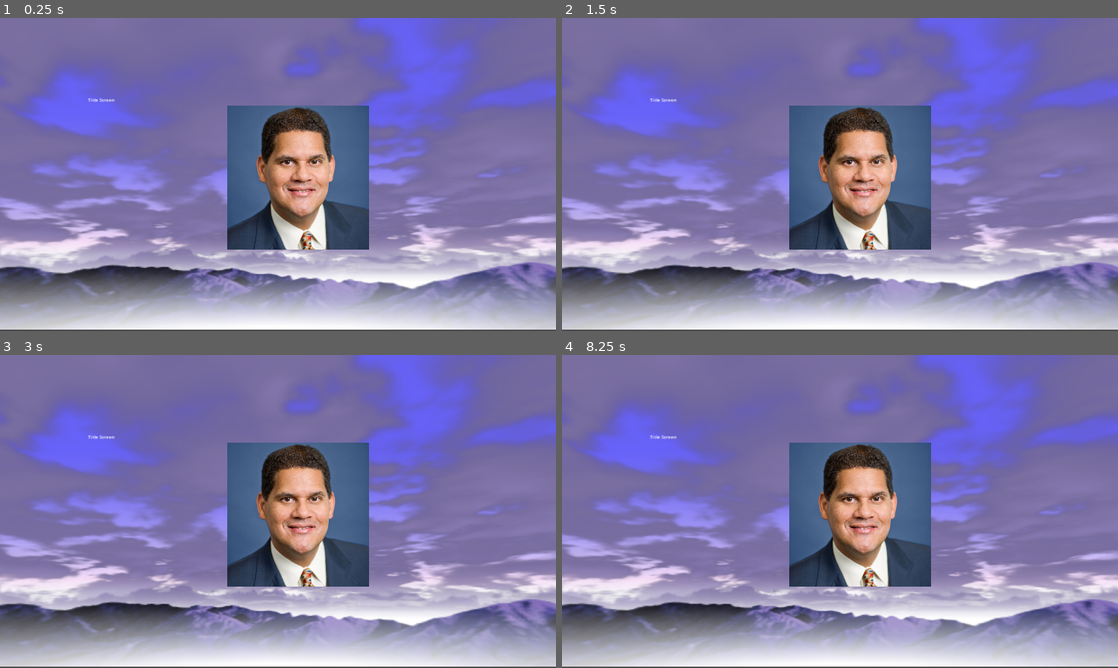
Above: before the commit, frames 1-4 (two rows, left to right).
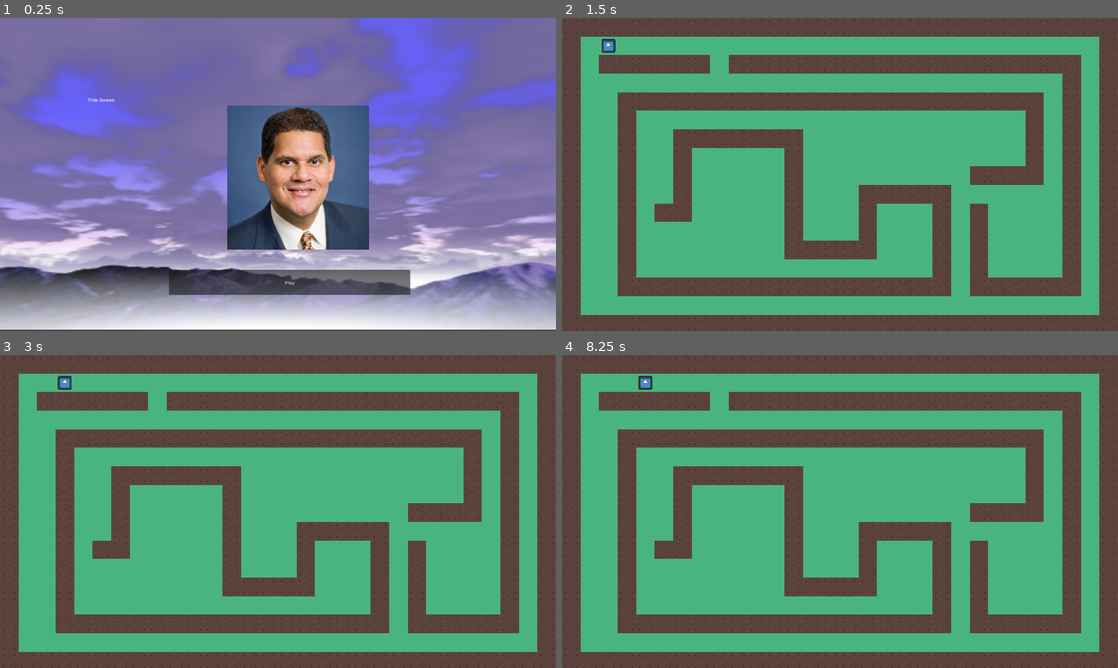
Above: after the commit, the same moments.

Repository: c-lars-02/ember
Game: Godot game, scene res://scenes/title.tscn
Same seed, same stepped clock (60 frames per second), same inputs: the game is played once before the commit and once after it. The engine's default icon, where the game draws it, is replaced by a stand-in: a white triangle on a blue panel in a dark square.
Inputs (mouse positions are in pixels of both pictures, inside the frame that each line leads up to):
- Up to frame 1 (0.25 s): no input
- Up to frame 2 (1.5 s): click (851, 280) at 0.5 s, where only the run after the commit has a clickable "Play"; tap Enter at 1.25 s; hold Right (ui_right) from 1.28 s (still down)
- Up to frame 3 (3 s): tap Space at 2 s; release Right (ui_right) at 2.03 s; hold Down (ui_down) 2.03-2.78 s; tap Enter at 2.75 s; hold Right (ui_right) from 2.78 s (still down)
- Up to frame 4 (8.25 s): tap Space at 3.5, 5 s; release Right (ui_right) at 3.53 s; hold Up (ui_up) 3.53-4.28 s; tap Enter at 4.25 s; hold Left (ui_left) 4.28-5.78 s; hold Down (ui_down) 5.78-6.53 s; hold Right (ui_right) 6.53-7.28 s; hold Up (ui_up) 7.28-8.03 s; hold Right (ui_right) from 8.03 s (still down)

The runs differ from the first frame. In frame 1, 3.4% of the frame differs, in the area x 30-74%, y 80-89%; in frame 2, 99%, in the area x 0-100%, y 0-100%; in frame 3, 99%; in frame 4, 99%.

Commit message:
working title screen, teensy optimizations

Diff:
--- a/scenes/dungeoneer.gd
+++ b/scenes/dungeoneer.gd
@@ -9,22 +9,22 @@
 
 # Called every frame. 'delta' is the elapsed time since the previous frame.
 func _process(delta: float) -> void:
-	var direction = Vector2.ZERO
+	var direction = Vector2i.ZERO
 	var move_vector
 	var destination
 
 	if Input.is_action_just_pressed("ui_up"):
 		destination = $"../TileMapLayer".get_neighbor_cell(coordinates, 12)
-		move_vector = Vector2i(0, -1) # TODO: Optimize this to use pre-created vectors instead of making new every frame (dictionary/enum?)
+		move_vector = Vector2i.UP
 	elif Input.is_action_just_pressed("ui_right"):
 		destination = $"../TileMapLayer".get_neighbor_cell(coordinates, 0)
-		move_vector = Vector2i(1, 0)
+		move_vector = Vector2i.RIGHT
 	elif Input.is_action_just_pressed("ui_down"):
 		destination = $"../TileMapLayer".get_neighbor_cell(coordinates, 4)
-		move_vector = Vector2i(0, 1)
+		move_vector = Vector2i.DOWN
 	elif Input.is_action_just_pressed("ui_left"):
 		destination = $"../TileMapLayer".get_neighbor_cell(coordinates, 8)
-		move_vector = Vector2i(-1, 0)
+		move_vector = Vector2i.LEFT
 
 	if move_vector:
 		var tile_data = $"../TileMapLayer".get_cell_tile_data(destination)
@@ -33,4 +33,4 @@
 
 		if tile_type == 0:
 			coordinates += move_vector
-			position = 64 * coordinates
+			position = step_size * coordinates
--- a/scenes/dungeoneer.tscn
+++ b/scenes/dungeoneer.tscn
@@ -3,7 +3,7 @@
 [ext_resource type="Script" path="res://scenes/dungeoneer.gd" id="1_y1uyg"]
 [ext_resource type="Texture2D" uid="uid://d2l3lfc0p6m2e" path="res://resources/gfx/icon.svg" id="2_lwmnw"]
 
-[node name="Node2D" type="Node2D"]
+[node name="Dungeoneer" type="Node2D"]
 script = ExtResource("1_y1uyg")
 
 [node name="Sprite2D" type="Sprite2D" parent="."]
--- /dev/null
+++ b/scenes/title.gd
@@ -0,0 +1,16 @@
+extends Node2D
+
+
+# Called when the node enters the scene tree for the first time.
+func _ready() -> void:
+	pass # Replace with function body.
+
+
+# Called every frame. 'delta' is the elapsed time since the previous frame.
+func _process(delta: float) -> void:
+	pass
+
+
+func _on_button_pressed() -> void:
+	print("Button pressed!")
+	get_tree().change_scene_to_file("res://scenes/dungeon.tscn")
--- a/scenes/title.tscn
+++ b/scenes/title.tscn
@@ -1,10 +1,12 @@
-[gd_scene load_steps=4 format=3 uid="uid://0fgtpyd0kwk2"]
+[gd_scene load_steps=5 format=3 uid="uid://0fgtpyd0kwk2"]
 
+[ext_resource type="Script" path="res://scenes/title.gd" id="1_0diwn"]
 [ext_resource type="AudioStream" uid="uid://lpybap357c6x" path="res://resources/audio/delve.mp3" id="1_wt1e6"]
 [ext_resource type="Texture2D" uid="uid://civ6p8kylik3g" path="res://resources/gfx/reggy.jpg" id="2_atr4u"]
 [ext_resource type="Texture2D" uid="uid://bw23yneaggp6t" path="res://resources/gfx/Screenshot from 2024-03-11 18-52-43.png" id="3_tpt1f"]
 
 [node name="Node2D" type="Node2D"]
+script = ExtResource("1_0diwn")
 
 [node name="Label" type="Label" parent="."]
 offset_left = 304.0
@@ -26,3 +28,12 @@
 z_index = -1
 position = Vector2(960, 536)
 texture = ExtResource("3_tpt1f")
+
+[node name="Button" type="Button" parent="."]
+offset_left = 584.0
+offset_top = 869.0
+offset_right = 1417.0
+offset_bottom = 956.0
+text = "Play"
+
+[connection signal="pressed" from="Button" to="." method="_on_button_pressed"]
